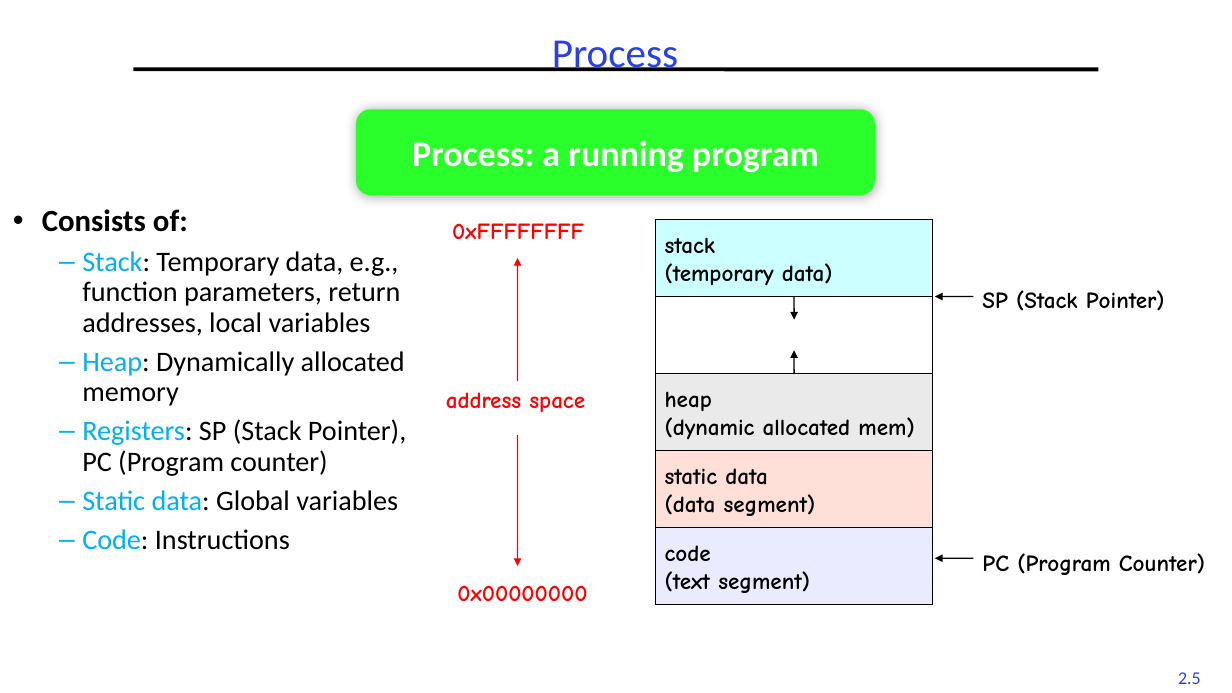
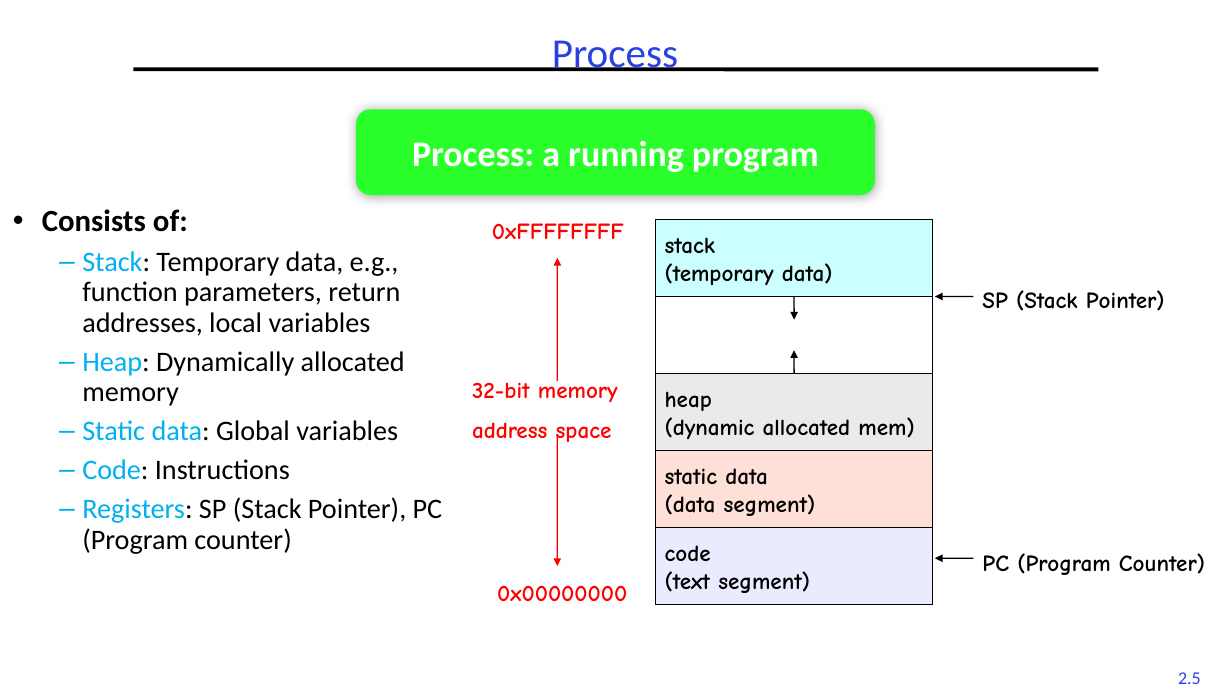
Before and after one commit to guhofstra/CSC256Fa25, a slide deck: slide 5 of PPTs/L2-Processes Threads.pptx. Drawn at 1232x693 pixels with LibreOffice and Linux fonts; fonts in the diff are those of the drawing. Boxes give left, top, right and bottom in pixels: in the first picture for what was removed or moved away, otherwise in the second. Text is boxed around its words. In the diff, an @@ line names an element or a change of style, - is before the commit and + after.

```diff
--- a/PPTs/L2-Processes Threads.pptx
+++ b/PPTs/L2-Processes Threads.pptx
@@ text "32-bit memory": place and size @@
-text "32-bit memory" at (446,392,585,412)
+text "32-bit memory" at (472,379,618,445)
@@ text at (472,379,618,402): paragraph added @@
+32-bit memory
@@ text at (82,419,406,476): paragraph removed @@
-  – Registers: SP (Stack Pointer), PC (Program counter)
@@ 2 texts, 2 arrows: place and size @@
-2 texts, 2 arrows at (452,223,587,601)
+2 texts, 2 arrows at (492,223,627,601)
@@ text at (82,497,443,554): paragraph added @@
+  – Registers: SP (Stack Pointer), PC (Program counter)
```
Also in this commit, not shown: 7 other slides changed, 5 slides added, 3 other files.
